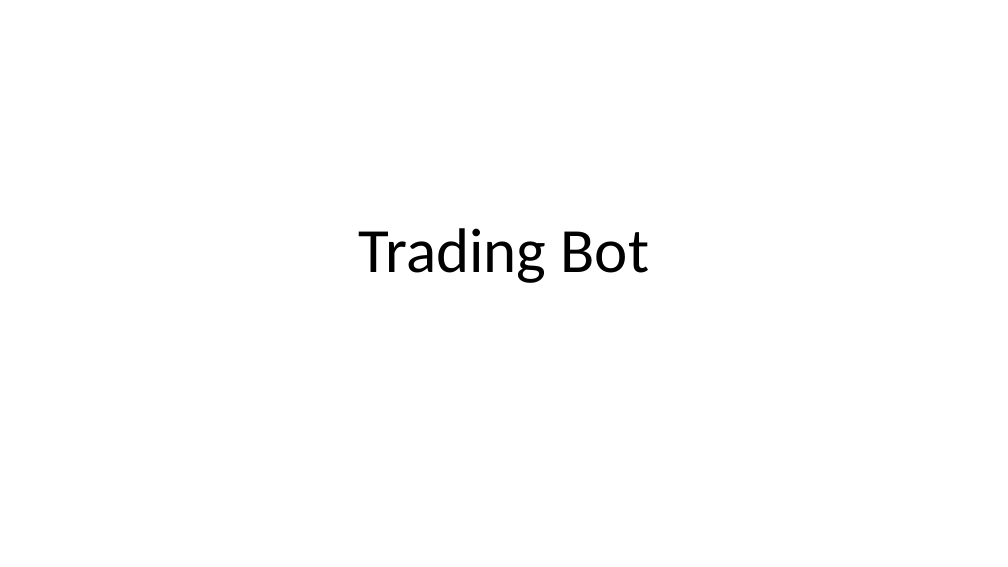
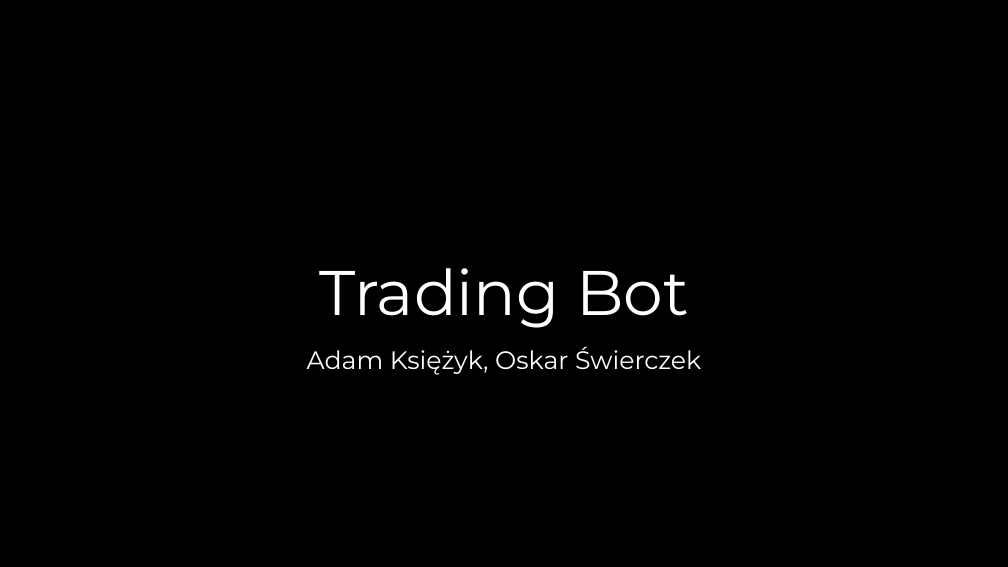
Before and after one commit to oskop123/Trading_Bot, a slide deck: slide 1 of presentation/JPWP.pptx. Drawn at 1008x567 pixels with LibreOffice and Linux fonts; fonts in the diff are those of the drawing; background and template pictures are left out. Boxes give left, top, right and bottom in pixels: in the first picture for what was removed or moved away, otherwise in the second. Text is boxed around its words. In the diff, an @@ line names an element or a change of style, - is before the commit and + after.

```diff
--- a/presentation/JPWP.pptx
+++ b/presentation/JPWP.pptx
@@ background #FFFFFF to picture (left out) @@
@@ title "Trading Bot" at (x1=319, y1=268, x2=689, y2=328): font Calibri to Montserrat, text colour #000000 to #FFFFFF @@
@@ subtitle added at (x1=307, y1=346, x2=701, y2=375), 24 pt, text #FFFFFF @@
+Adam Księżyk, Oskar Świerczek
```
Also in this commit, not shown: 13 other slides changed, 7 slides added, 6 slides removed.
